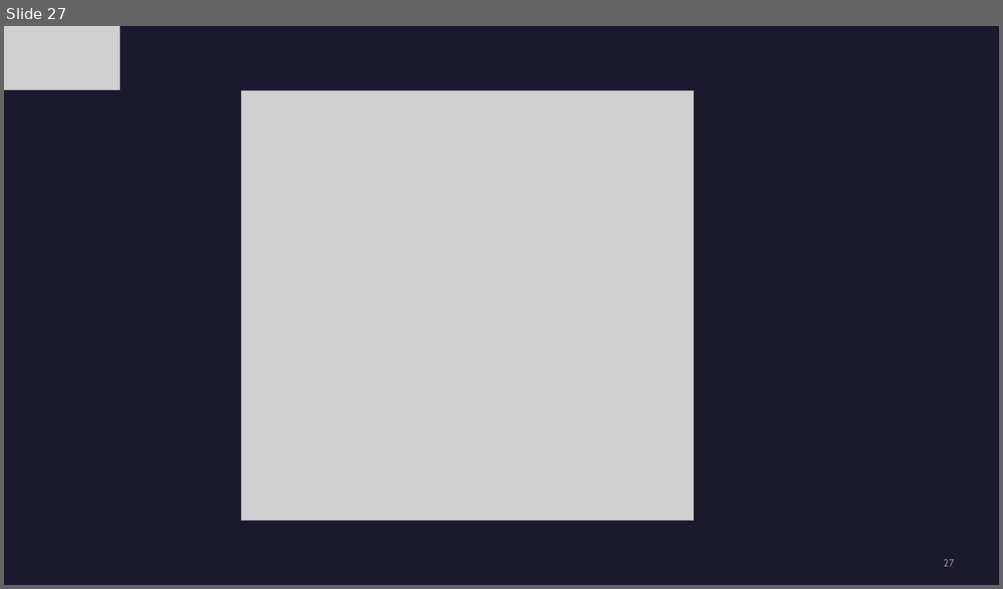
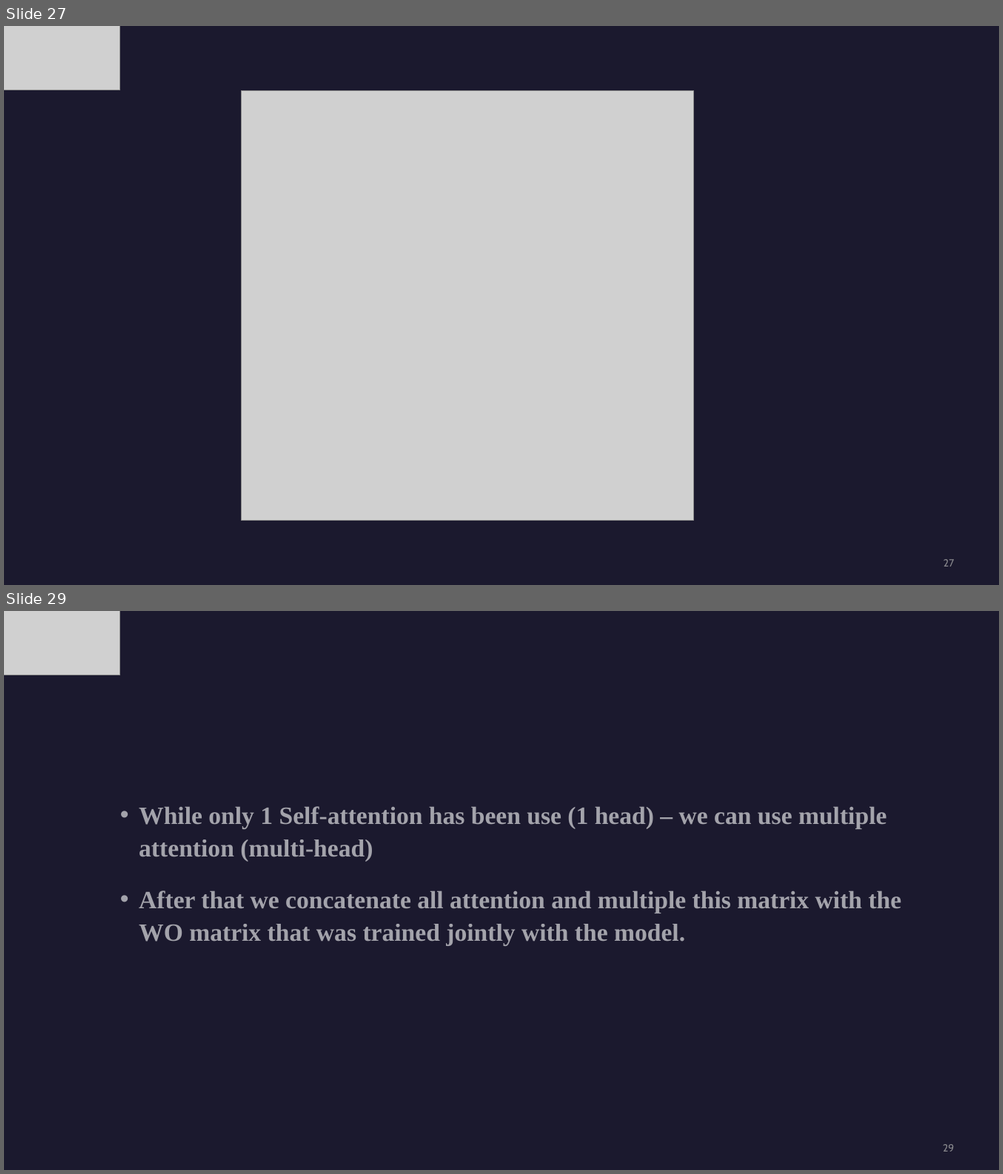
Before and after one commit to kiranes8c/CNTT2, a slide deck: DOC/Tuan 1 - Tìm hiểu machine translation.pptx. Shown one above the other, each under a label of ours: slide 27 before the commit, slides 27 and 29 after it; the slides between them are not shown. The pictures are 1003x589 and 1003x1174 pixels, drawn with LibreOffice and Linux fonts; fonts in the diff are those of the drawing; grey boxes stand for pictures. Boxes give left, top, right and bottom in pixels: in the first picture for what was removed or moved away, otherwise in the second. Text is boxed around its words. In the diff, an @@ line names an element or a change of style, - is before the commit and + after.

```diff
--- a/DOC/Tuan 1 - Tìm hiểu machine translation.pptx
+++ b/DOC/Tuan 1 - Tìm hiểu machine translation.pptx
@@ slide 29 added at box(4, 611, 999, 1170), background #1B192E @@
@@ picture added at box(4, 611, 119, 675) @@
@@ text added at box(139, 806, 902, 946), 24 pt, text #FFFFFF at 60% opacity, bold @@
+• While only 1 Self-attention has been use (1 head) – we can use multiple attention (multi-head)
+• After that we concatenate all attention and multiple this matrix with the WO matrix that was trained jointly with the model.
@@ page number added at box(942, 1145, 953, 1152), 10 pt, text #A6A6A6 at 80% opacity @@
+29
```
Also in this commit, not shown: 1 slide changed, 5 other slides added, 3 slides removed.
